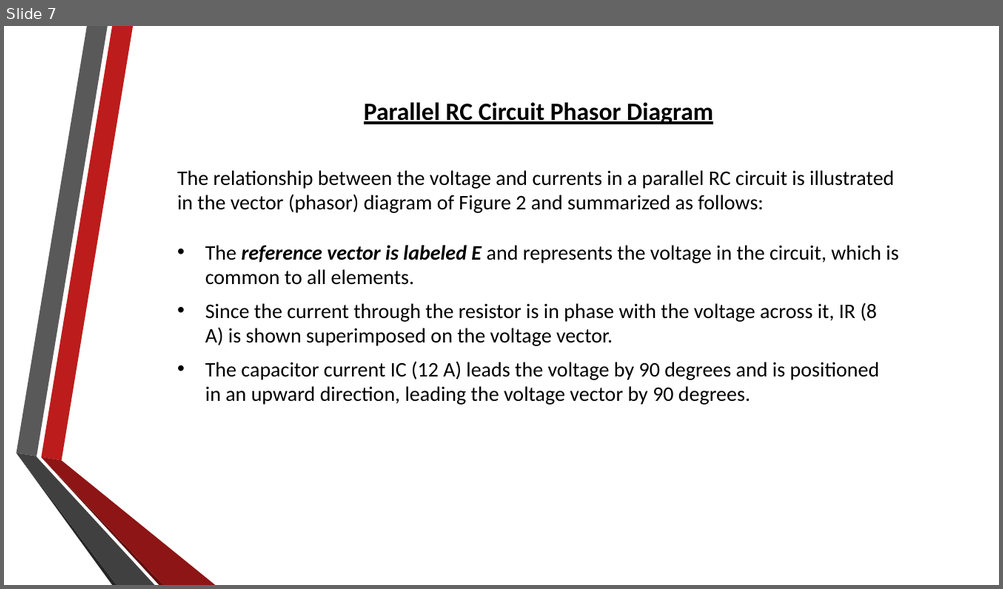
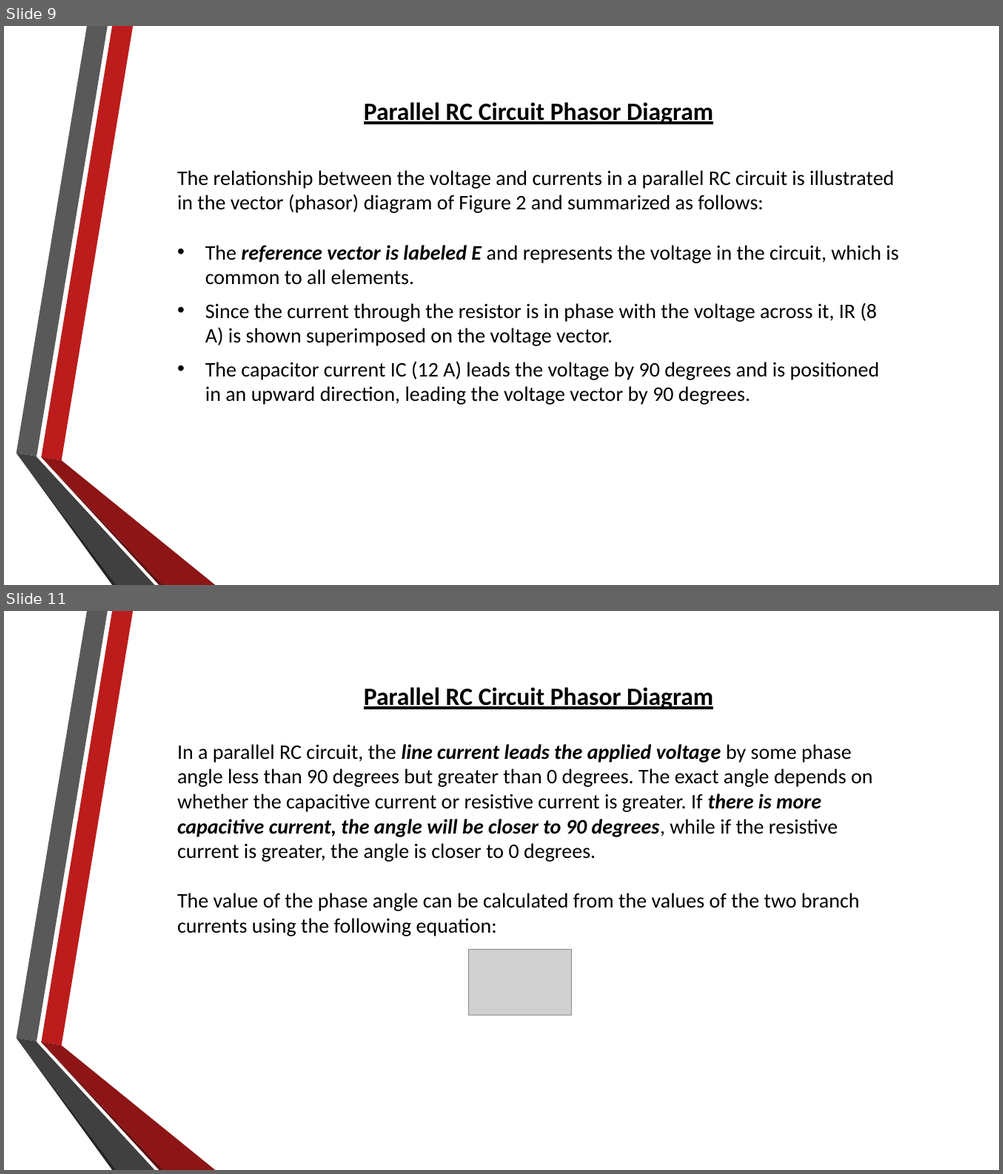
Before and after one commit to RahulAgrwal/Electrical-Virtual-lab, a slide deck: exp2/theoryimage/theory.pptx. Shown one above the other, each under a label of ours: slide 7 before the commit, slides 9 and 11 after it; the slides between them are not shown. The pictures are 1003x589 and 1003x1174 pixels, drawn with LibreOffice and Linux fonts; fonts in the diff are those of the drawing; grey boxes stand for pictures; background and template pictures are left out. Boxes give left, top, right and bottom in pixels: in the first picture for what was removed or moved away, otherwise in the second. Text is boxed around its words. In the diff, an @@ line names an element or a change of style, - is before the commit and + after.

```diff
--- a/exp2/theoryimage/theory.pptx
+++ b/exp2/theoryimage/theory.pptx
@@ slide 11 added at box(4, 611, 999, 1170), background picture (left out); not listed: 6 template elements that a slide beside it also shows @@
@@ text added at box(177, 687, 873, 937), 20 pt, text #000000 @@
+Parallel RC Circuit Phasor Diagram
+In a parallel RC circuit, the line current leads the applied voltage by some phase angle less than 90 degrees but greater than 0 degrees. The exact angle depends on whether the capacitive current or resistive current is greater. If there is more capacitive current, the angle will be closer to 90 degrees, while if the resistive current is greater, the angle is closer to 0 degrees.
+The value of the phase angle can be calculated from the values of the two branch currents using the following equation:
@@ picture added at box(469, 950, 572, 1015) @@
@@ what was slide 7 is now slide 9 @@
```
Also in this commit, not shown: 2 slides changed, 10 other slides added, 8 slides removed, 37 other files.
